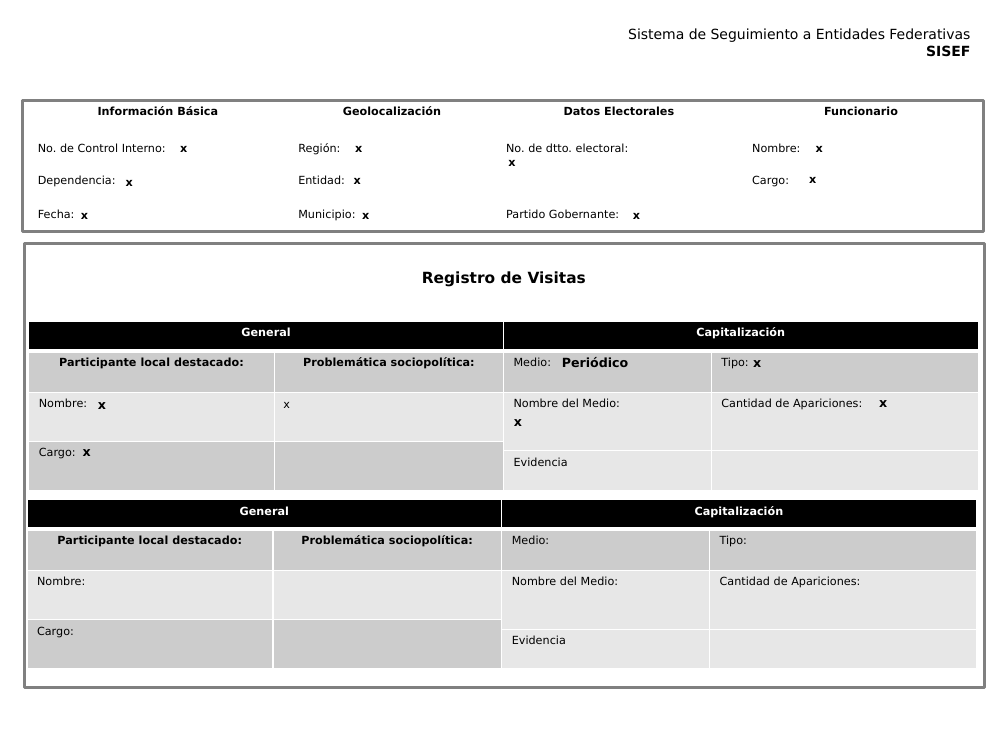
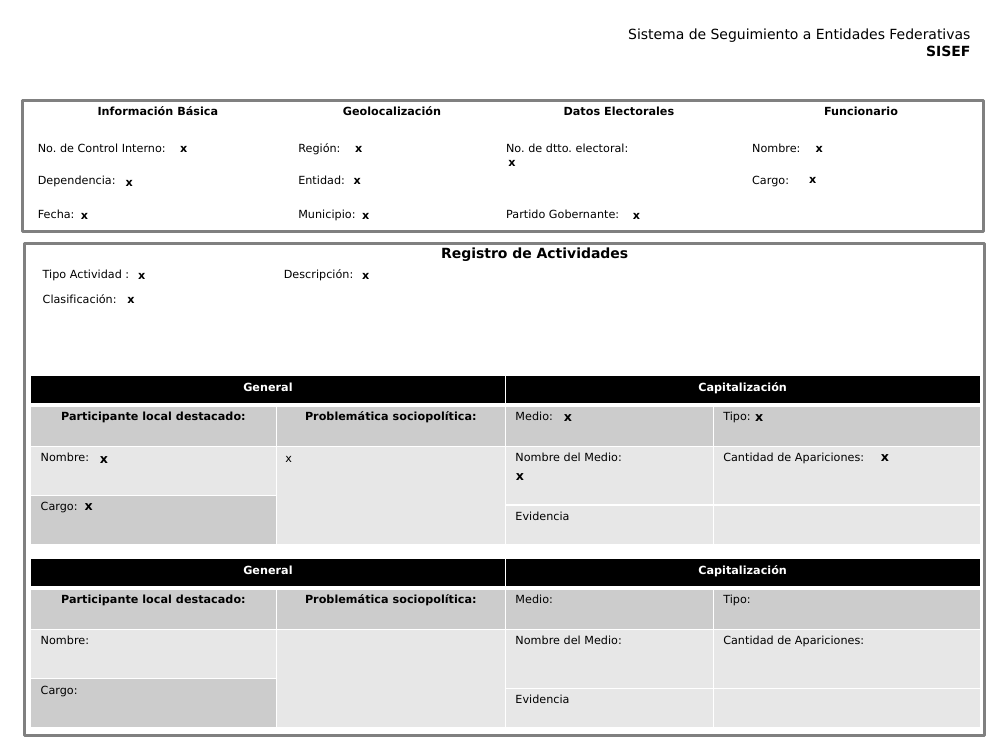
Before and after one commit to fpedro23/visitas, a slide deck: slide 1 of visitas_stg/static/ppt/fichaTecnica_sisef.pptx. Drawn at 1008x756 pixels with LibreOffice and Linux fonts; fonts in the diff are those of the drawing; background and template pictures are left out. Boxes give left, top, right and bottom in pixels: in the first picture for what was removed or moved away, otherwise in the second. Text is boxed around its words. In the diff, an @@ line names an element or a change of style, - is before the commit and + after.

```diff
--- a/visitas_stg/static/ppt/fichaTecnica_sisef.pptx
+++ b/visitas_stg/static/ppt/fichaTecnica_sisef.pptx
@@ rectangle: place and size @@
-rectangle at (24, 243, 985, 687)
+rectangle at (24, 243, 985, 735)
@@ table added at (32, 263, 976, 311), 2 rows, 2 columns @@
+Tipo Actividad : | Descripción:
+Clasificación: | 
@@ text at (441, 247, 629, 261): text changed; size 11 to 10 pt @@
-Registro de Visitas
+Registro de Actividades
@@ text added at (127, 297, 134, 303), 8 pt, text #000000, bold @@
+x
@@ text added at (138, 273, 145, 279), 8 pt, text #000000, bold @@
+x
@@ text added at (362, 273, 369, 279), 8 pt, text #000000, bold @@
+x
@@ text at (564, 414, 572, 421): text changed @@
-Periódico
+x
@@ 6 texts, 1 table: place and size @@
-6 texts, 1 table at (29, 322, 979, 491)
+6 texts, 1 table at (30, 376, 980, 545)
@@ table: place and size @@
-table at (27, 500, 977, 669)
+table at (30, 558, 980, 728)
```
Also in this commit, not shown: 1 other file.
